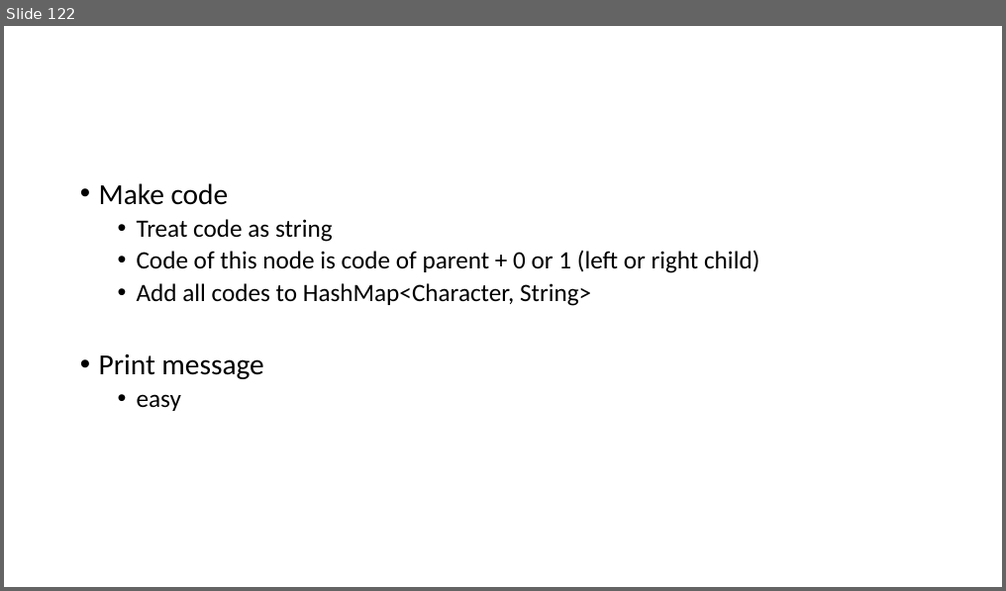
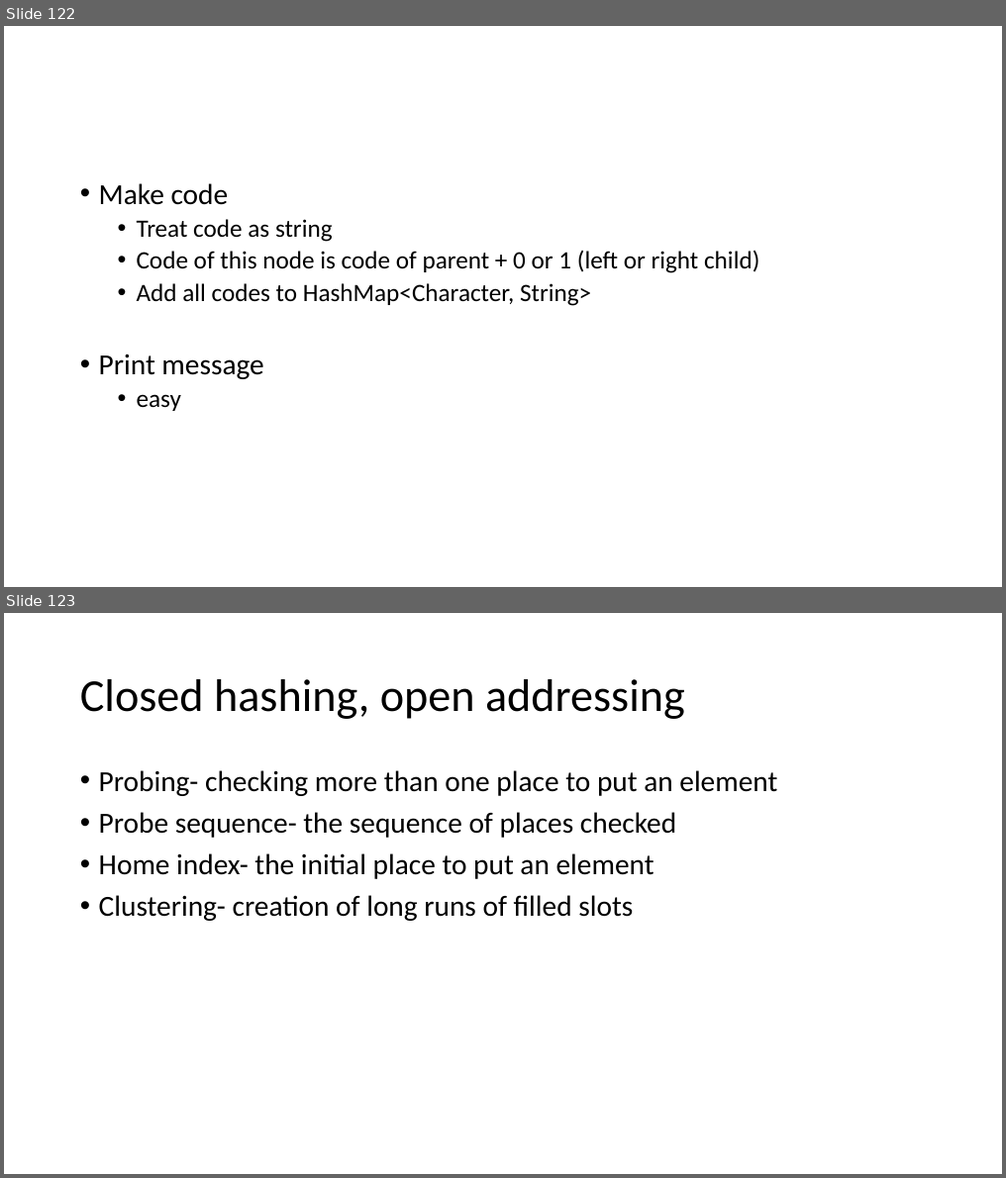
Before and after one commit to skalakm/232, a slide deck: notes.pptx. Shown one above the other, each under a label of ours: slide 122 before the commit, slides 122 and 123 after it. The pictures are 1006x591 and 1006x1178 pixels, drawn with LibreOffice and Linux fonts; fonts in the diff are those of the drawing. Boxes give left, top, right and bottom in pixels: in the first picture for what was removed or moved away, otherwise in the second. Text is boxed around its words. In the diff, an @@ line names an element or a change of style, - is before the commit and + after.

```diff
--- a/notes.pptx
+++ b/notes.pptx
@@ slide 123 added at box(4, 613, 1002, 1174), background #FFFFFF @@
@@ title added at box(80, 679, 685, 719), 44 pt, text #000000 @@
+Closed hashing, open addressing
@@ text added at box(99, 770, 777, 921), 28 pt, text #000000 @@
+• Probing- checking more than one place to put an element
+• Probe sequence- the sequence of places checked
+• Home index- the initial place to put an element
+• Clustering- creation of long runs of filled slots
```
Also in this commit, not shown: 5 other slides added.
